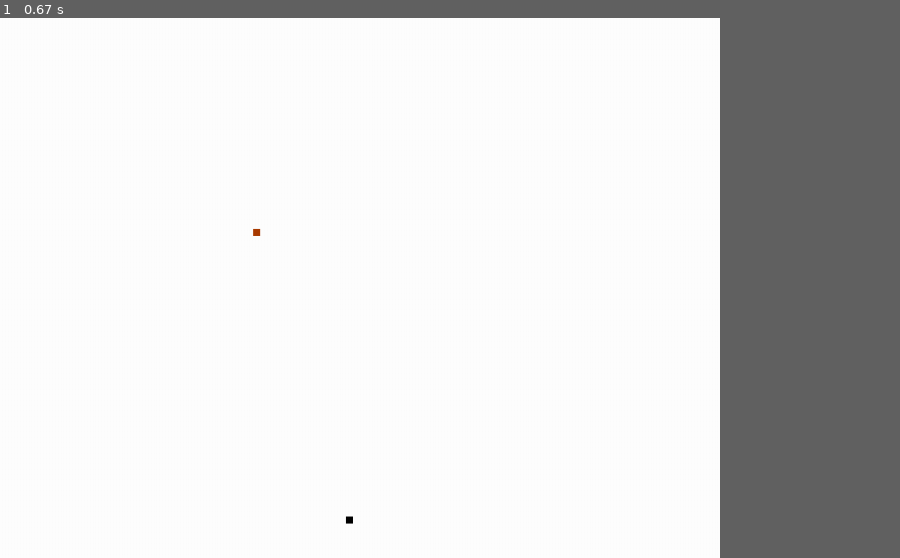
Above: before the commit, frame 1.
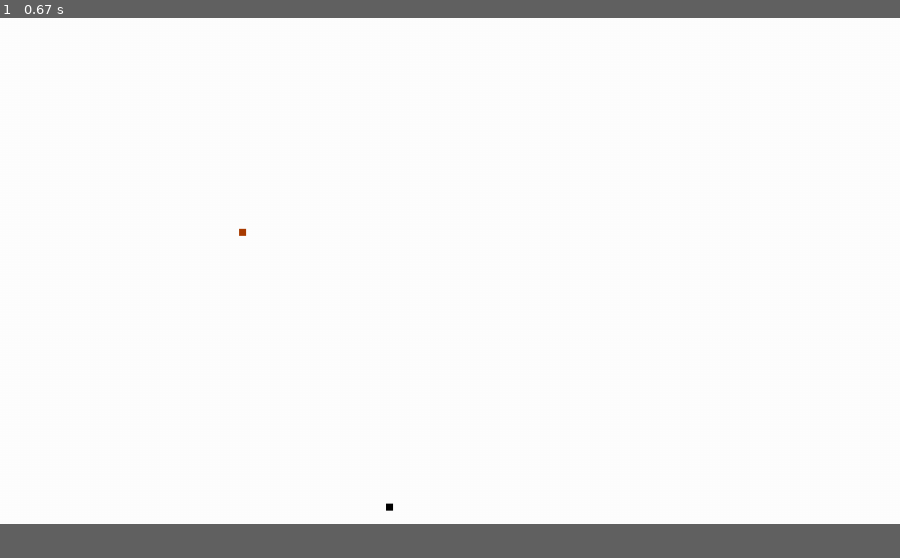
Above: after the commit, the same moment.

Repository: backraw/PyGame_Snake
Game: pygame game, started from main.py
Two runs of this game, one before a commit and one after it. Both use one fixed random seed, a clock stepped at 60 frames per second and the inputs below.
Inputs:
- Up to frame 1 (0.67 s): hold Right from 0.33 s (still down)
In our replay, the window is 720x540 before the commit and 900x506 after it. These sizes can differ from the game's own. Grey fills any space a smaller window leaves; there, only what the larger window draws over its background counts as a difference.

The runs differ from the first frame. In frame 1, less than 0.1% of the frame differs, in the area x 26-44%, y 38-94%.

Commit message:
working on tail

Diff:
--- a/main.py
+++ b/main.py
@@ -14,11 +14,23 @@
 import pygame
 
 
+# Initialize PyGame
+pygame.init()
+
+
 # ================================================
 # >> CONSTANTS
 # ================================================
-# Window size
-WINDOW_SIZE = (1024, 768)
+# Store display info
+DISPLAY_INFO = pygame.display.Info()
+
+# Store opposite keys
+OPPOSITE_KEYS = {
+    pygame.K_RIGHT: pygame.K_LEFT,
+    pygame.K_LEFT: pygame.K_RIGHT,
+    pygame.K_UP: pygame.K_DOWN,
+    pygame.K_DOWN: pygame.K_UP
+}
 
 # Store colors
 COLOR_BLACK = (0, 0, 0)
@@ -28,8 +40,8 @@
 # Store the size of a box
 BOX_SIZE = 10
 
-# Store the starting speed of the snake
-SNAKE_SPEED = 3
+# Store the snake's speed
+SNAKE_SPEED = 2
 
 
 # ================================================
@@ -39,7 +51,7 @@
 
     """Stores information about a box and handles hit events."""
 
-    def __init__(self, x, y):
+    def __init__(self, x, y, color):
         """Called on instantiation."""
         # Store X and Y coordinates
         self.x = x
@@ -49,13 +61,20 @@
         self.width = BOX_SIZE
         self.height = BOX_SIZE
 
+        # Store the color
+        self.color = color
+
     def hit(self, x, y):
         """Returns whether the two coordinates hit this box."""
         return self.min_x <= x <= self.max_x and self.min_y <= y <= self.max_y
 
+    def draw(self, surface):
+        """Draws the box on the surface."""
+        pygame.draw.rect(surface, self.color, (self.x, self.y, BOX_SIZE, BOX_SIZE))
+
     @property
     def min_x(self):
-        """Returns the smalles X coordinate."""
+        """Returns the smallest X coordinate."""
         return self.x - self.width
 
     @property
@@ -65,7 +84,7 @@
 
     @property
     def min_y(self):
-        """Returns the smalles Y coordinate."""
+        """Returns the smallest Y coordinate."""
         return self.y - self.height
 
     @property
@@ -73,26 +92,68 @@
         """Returns the largest Y coordinate."""
         return self.y + self.height
 
-
-class Snake(Box):
-
-    """Adds Snake logic to a box."""
+    @staticmethod
+    def generate_random():
+        """Returns a random box."""
+        return Box(randint(0, DISPLAY_INFO.current_w), randint(0, DISPLAY_INFO.current_h), COLOR_BLACK)
+
+
+class Snake(list):
 
     def __init__(self, x, y):
-        """Called on instantiation."""
-        # Call Box's constructor
-        super().__init__(x, y)
-
-        # Store the direction
+        super().__init__()
+
+        self.append(Box(x, y, COLOR_SNAKE))
+
+        # Store the directions
         self.direction = None
-
-        # Store the speed
-        self.speed = SNAKE_SPEED
+        self.last_direction = None
 
         # Store the box to eat
-        self.to_eat = Box(randint(0, WINDOW_SIZE[0]), randint(0, WINDOW_SIZE[1]))
-
-    def handle_movement(self):
+        self.to_eat = Box.generate_random()
+
+        self.frame_count = 0
+
+    def draw(self, surface):
+
+        box = self[0]
+        box.draw(surface)
+
+        x = box.x
+        y = box.y
+
+        for box in self[1:]:
+            if self.last_direction == pygame.K_LEFT:
+
+                if self.direction == pygame.K_UP:
+                    box.x = x
+                    box.y = y + BOX_SIZE
+
+            box.draw(surface)
+
+        if self.frame_count == len(self):
+            self.frame_count = 0
+
+        """for i in range(0, len(self)):
+            box = self[i]
+            x = box.x
+            y = box.y
+
+            if self.direction == pygame.K_LEFT:
+                x += BOX_SIZE * i
+
+            elif self.direction == pygame.K_RIGHT:
+                x -= BOX_SIZE * i
+
+            elif self.direction == pygame.K_UP:
+                y += BOX_SIZE * i
+
+            elif self.direction == pygame.K_DOWN:
+                y -= BOX_SIZE * i
+
+            box.draw(surface, x, y)"""
+
+    def handle_direction(self):
         """Changes the direction according to LEFT, RIGHT, UP and DOWN keys pressed."""
         # Has the player decided yet?
         if self.direction is None:
@@ -100,29 +161,37 @@
             # If not, don't go any further
             return
 
-        # If yes, handle the LEFT key...
+        # If yes, handle the keys pressed...
+        box = self[0]
+
         if self.direction == pygame.K_LEFT:
-            self.x -= self.speed
-
-        # ... the RIGHT key...
+            box.x -= SNAKE_SPEED
+
         elif self.direction == pygame.K_RIGHT:
-            self.x += self.speed
-
-        # ... the UP key...
+            box.x += SNAKE_SPEED
+
         elif self.direction == pygame.K_UP:
-            self.y -= self.speed
-
-        # ... the DOWN key...
+            box.y -= SNAKE_SPEED
+
         elif self.direction == pygame.K_DOWN:
-            self.y += self.speed
+            box.y += SNAKE_SPEED
 
     def hit_wall(self):
         """Returns whether the snake has hit any wall."""
-        return self.x <= -self.width or self.x >= WINDOW_SIZE[0] or self.y <= -self.height or self.y >= WINDOW_SIZE[1]
+        # Grab the first box
+        box = self[0]
+
+        # Check coordinates and return whether the head hits the wall
+        return box.x <= -box.width or box.x >= DISPLAY_INFO.current_w \
+            or box.y <= -box.height or box.y >= DISPLAY_INFO.current_h
 
     def hit_box(self):
-        """Returns whether the snake has hit the other box."""
-        return self.to_eat.hit(self.x, self.y)
+        """Returns whether the snake has hit the box to eat."""
+        # Grab the first box
+        box = self[0]
+
+        # Call the other box's hit() method
+        return self.to_eat.hit(box.x, box.y)
 
 
 # ================================================
@@ -140,32 +209,45 @@
         # Was a key pressed?
         if event.type == pygame.KEYDOWN:
 
-            # If yes, set the direction to move the snake
-            snake.direction = event.key
-
-    # Handle the snake's movement
-    snake.handle_movement()
-
-    # Did we hit any wall?
+            # Quit if ESC was pressed
+            if event.key == pygame.K_ESCAPE:
+                return False
+
+            # Was LEFT, RIGHT, UP or DOWN pressed?
+            if event.key == pygame.K_LEFT or event.key == pygame.K_RIGHT \
+                    or event.key == pygame.K_UP or event.key == pygame.K_DOWN:
+
+                # If yes, change the snake's direction accordingly
+                if snake.direction != OPPOSITE_KEYS[event.key]:
+                    snake.last_direction = snake.direction
+                    snake.direction = event.key
+
+    # Handle the snake's direction changes
+    snake.handle_direction()
+
+    # Did we it any wall?
     if snake.hit_wall():
 
         # If yes, quit the game
         return False
 
-    # Did we hit another box?
+    # Did it hit another box?
     if snake.hit_box():
 
-        # If yes, speed up the snake by 1
-        snake.speed += 1
-
-        # And generate another box for the snake
-        snake.to_eat = Box(randint(0, WINDOW_SIZE[0]), randint(0, WINDOW_SIZE[1]))
+        # Get the first box
+        box = snake[0]
+
+        # Append a box to the snake's tail
+        snake.append(Box(box.x, box.y, COLOR_SNAKE))
+
+        # Generate another box for the snake
+        snake.to_eat = Box.generate_random()
 
     # Set a white background
     surface.fill(COLOR_WHITE)
 
-    # Draw the snake (reddish box)
-    pygame.draw.rect(surface, COLOR_SNAKE, (snake.x, snake.y, snake.width, snake.height))
+    # Draw the snake with its tail (reddish box)
+    snake.draw(surface)
 
     # Draw the box to eat (black box)
     pygame.draw.rect(surface, COLOR_BLACK, (snake.to_eat.x, snake.to_eat.y, BOX_SIZE, BOX_SIZE))
@@ -175,15 +257,12 @@
 
 
 def game_start():
-    """Initialize PyGame and start the main loop."""
-    # Initialize PyGame
-    pygame.init()
-
+    """Configure PyGame and start the main loop."""
     # Set a caption
     pygame.display.set_caption('Snake')
 
     # Get the display's surface
-    surface = pygame.display.set_mode(WINDOW_SIZE)
+    surface = pygame.display.set_mode((0, 0), pygame.FULLSCREEN)
 
     # Get a Snake object
     snake = Snake(300, 300)
